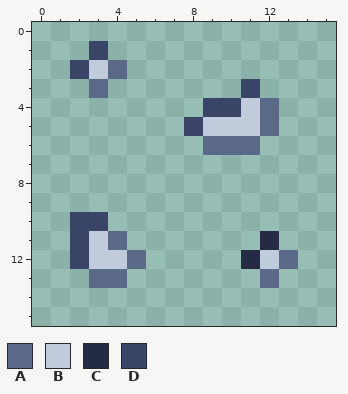
Pixel-art sprite: assets/sand-stones.png. Above, as it was before the edit.
The file is 16x16 pixels.
Palette (. is transparent): A #5a6988  B #c0cbdc  C #262b44  D #3a4466
Pixels before, first column x 2:
 1 .D..........
 2 DBA.........
 3 .A.......D..
 4 .......DDBA.
 5 ......DBBBA.
 6 .......AAA..
 7 ............
 8 ............
 9 ............
10 DD..........
11 DBA.......C.
12 DBBA.....CBA
13 .AA.......A.
Once edited:
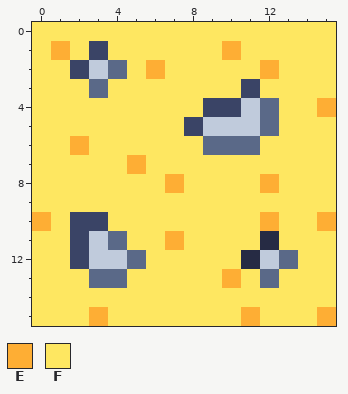
Colours new in this view: E #feae34  F #fee761
Edits made:
Changed rows in their new state; - is an unchanged pixel.
first column x 0:
 0 FFFFFFFFFFFFFFFF
 1 FEF-FFFFFFEFFFFF
 2 FF---FEFFFFFEFFF
 3 FFF-FFFFFFF-FFFF
 4 FFFFFFFFF----FFE
 5 FFFFFFFF-----FFF
 6 FFEFFFFFF---FFFF
 7 FFFFFEFFFFFFFFFF
 8 FFFFFFFEFFFFEFFF
 9 FFFFFFFFFFFFFFFF
10 EF--FFFFFFFFEFFE
11 FF---FFEFFFF-FFF
12 FF----FFFFF---FF
13 FFF--FFFFFEF-FFF
14 FFFFFFFFFFFFFFFF
15 FFFEFFFFFFFEFFFE
Pixel boxes of the changes (left, top, right, bottom) in both pictures:
added: (32, 22, 336, 326)
